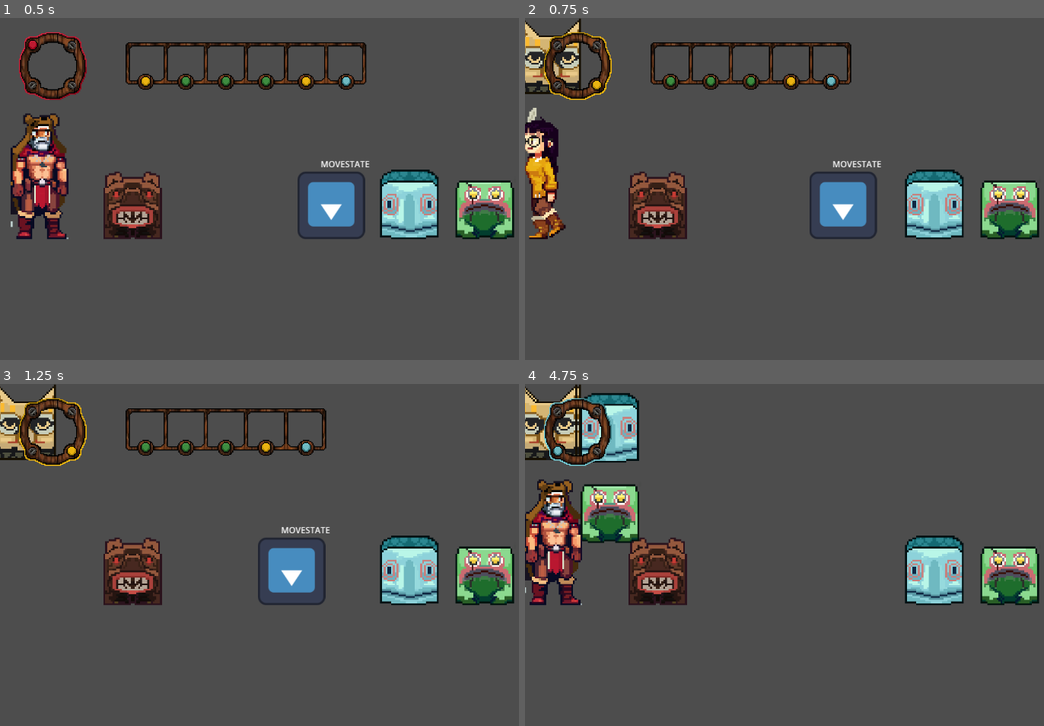
Above: before the commit, frames 1-4 (two rows, left to right).
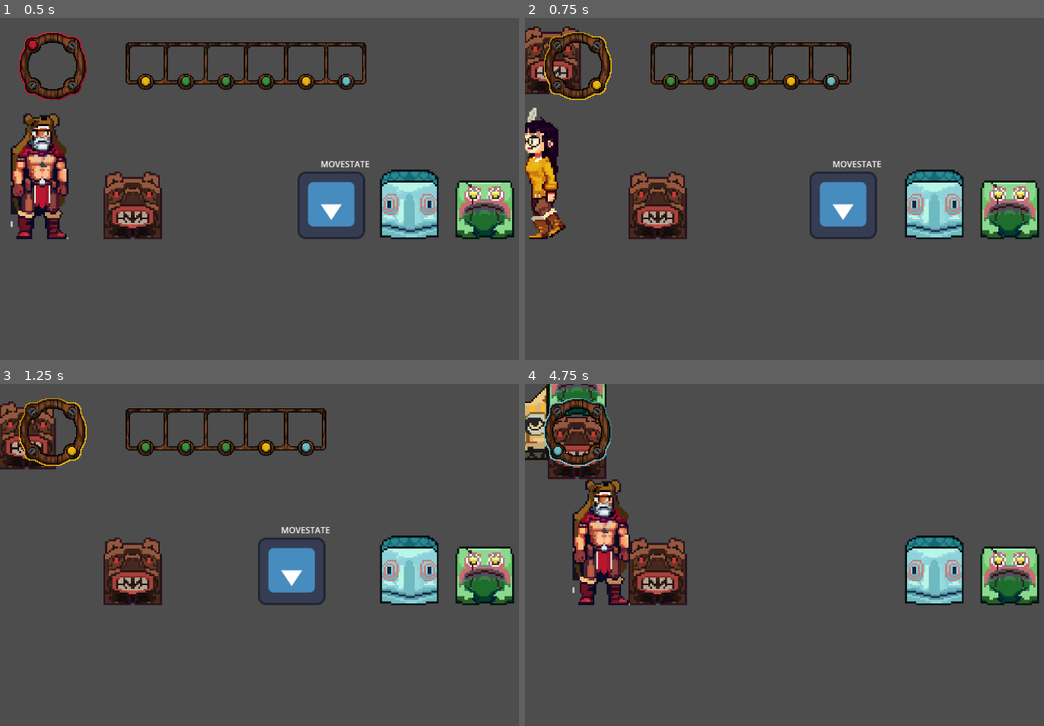
Above: after the commit, the same moments.

Repository: ButterM-40/BlitzWaveStudioGameJam70
Game: Godot game, scene res://Scenes/Tests/TestingCode.tscn
Two runs of this game, one before a commit and one after it. Both use one fixed random seed, a clock stepped at 60 frames per second and the inputs below. The engine's default icon, where the game draws it, is replaced by a stand-in: a white triangle on a blue panel in a dark square.
Inputs:
- Up to frame 1 (0.5 s): no input
- Up to frame 2 (0.75 s): hold A (Right) from 0.53 s (still down); tap Space (Switch) at 0.6 s
- Up to frame 3 (1.25 s): keep holding A (Right); tap W (Jump) at 0.77 s
- Up to frame 4 (4.75 s): tap Space (Switch) every 0.75 s from 1.35 to 4.35 s; tap W (Jump) at 1.52, 3.02, 3.77, 4.52 s; release A (Right) at 2.03 s; hold D (Left) 2.03-2.78 s; hold A (Right) 2.78-4.28 s; hold D (Left) from 4.28 s (still down)

Frame 1 is identical in both runs. In frame 2, 1.3% of the frame differs, in the area x 0-11%, y 0-23%; in frame 3, 1.5%; in frame 4, 10%, in the area x 0-30%, y 0-65%.

Commit message:
Made it so it spawn correct totem

Diff:
--- a/UI/Totem/ui_totem_switch.gd
+++ b/UI/Totem/ui_totem_switch.gd
@@ -3,7 +3,7 @@
 @export var totem_array: Array[PackedScene] = []
 @export var animation_array: Array[SpriteFrames] = []
 
-var totem = preload("res://Scenes/Tests/TestSprite.tscn")
+var totem = preload ("res://Scenes/Tests/TestSprite.tscn")
 # Called when the node enters the scene tree for the first time.
 #Algorithm will only display the top 5 Totems
 
@@ -24,6 +24,18 @@
 		# respawn player
 		var player = get_node('../---- Player ----/Player')
 		var parent = get_node('../---- Player ----/')
+
+		var totem
+		match player.character:
+			player.Character.BIDZIIL:
+				totem = totem_array[0].instantiate()
+			player.Character.GAAGII:
+				totem = totem_array[1].instantiate()
+			player.Character.AHULI:
+				totem = totem_array[2].instantiate()
+			player.Character.TATONGA:
+				totem = totem_array[3].instantiate()
+
 		var playerFrame = player.player_sprite.get_sprite_frames()
 		if scene_array.size() > 1:
 			if scene_array[1].instantiate().name == 'BearUi':
@@ -40,22 +52,10 @@
 				playerFrame = animation_array[0]
 		delete_all_children()
 
-		var totem
-		match player.character:
-			player.Character.BIDZIIL:
-				totem = totem_array[0].instantiate()
-			player.Character.GAAGII:
-				totem = totem_array[1].instantiate()
-			player.Character.AHULI:
-				totem = totem_array[2].instantiate()
-			player.Character.TATONGA:
-				totem = totem_array[3].instantiate()
-
 		#Current Location
 		var player_current_positon = player.position
 		var player_spawn_point = player.respawn_point.position
 		var player_scale = player.scale
-
 
 		totem.position = player_current_positon + Vector2(0, -200)
 		parent.add_child(totem)
@@ -63,7 +63,7 @@
 		scene_update(player, player.respawn_point.position, playerFrame)
 	pass
 
-func scene_update(player, new_position,new_animation: SpriteFrames):
+func scene_update(player, new_position, new_animation: SpriteFrames):
 	if scene_array.size() > 0:
 			scene_array.remove_at(0)
 			player.position = new_position
